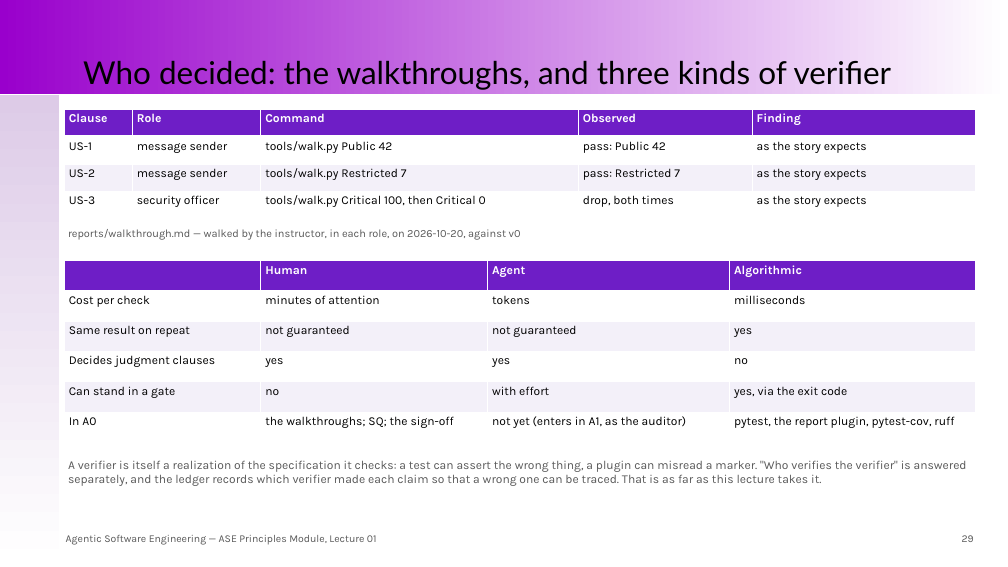
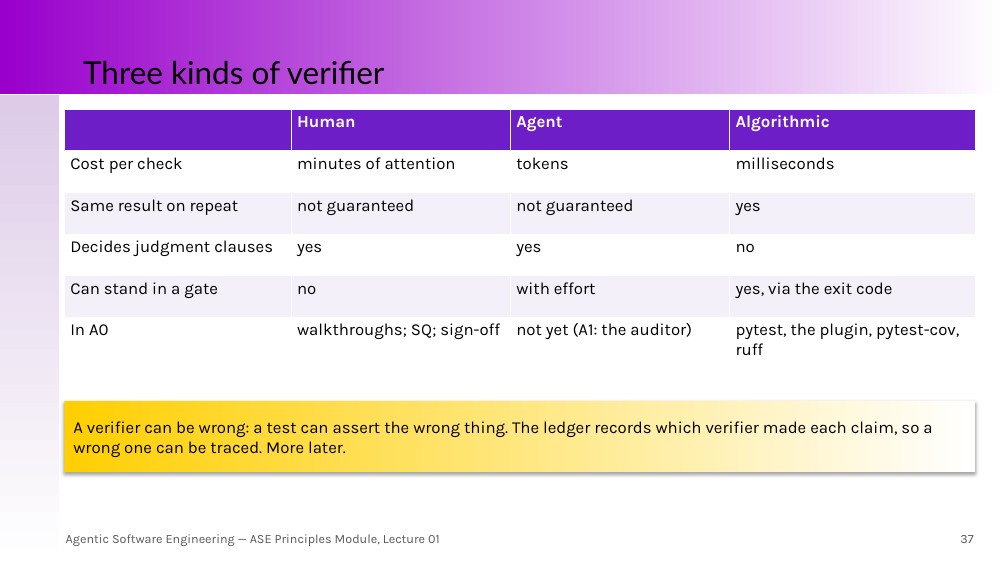
Before and after one commit to santoslab/agentic-software-engineering-public, a slide deck: slide 37 of module-ase-principles/slides/lecture-01-intent-specifications-realizations-and-judgments.pptx (slide 29 before the commit). Drawn at 1008x567 pixels with LibreOffice and Linux fonts; fonts in the diff are those of the drawing. Boxes give left, top, right and bottom in pixels: in the first picture for what was removed or moved away, otherwise in the second. Text is boxed around its words. In the diff, an @@ line names an element or a change of style, - is before the commit and + after.

```diff
--- a/module-ase-principles/slides/lecture-01-intent-specifications-realizations-and-judgments.pptx
+++ b/module-ase-principles/slides/lecture-01-intent-specifications-realizations-and-judgments.pptx
@@ title at (83, 60, 385, 85): text changed @@
-Who decided: the walkthroughs, and three kinds of verifier
+Three kinds of verifier
@@ table at (64, 110, 975, 359) @@
-row 6: In A0 | the walkthroughs; SQ; the sign-off | not yet (enters in A1, as the auditor) | pytest, the report plugin, pytest-cov, ruff
+row 6: In A0 | walkthroughs; SQ; sign-off | not yet (A1: the auditor) | pytest, the plugin, pytest-cov, ruff
@@ size 11.5 to 16 pt in "Human", "Agent", "Algorithmic", "Cost per check" and 16 more places @@
@@ table: place and size @@
-table at (64, 261, 975, 442)
+table at (64, 110, 975, 359)
@@ table removed at (64, 110, 975, 219), 4 rows, 5 columns @@
-Clause | Role | Command | Observed | Finding
-US-1 | message sender | tools/walk.py Public 42 | pass: Public 42 | as the story expects
-US-2 | message sender | tools/walk.py Restricted 7 | pass: Restricted 7 | as the story expects
-US-3 | security officer | tools/walk.py Critical 100, then Critical 0 | drop, both times | as the story expects
@@ text removed at (68, 229, 521, 240) @@
-reports/walkthrough.md — walked by the instructor, in each role, on 2026-10-20, against v0
@@ rectangle added at (64, 401, 975, 473), fill gradient #FFCF01 to #FFFFFF, 16 pt, text #000000 @@
+A verifier can be wrong: a test can assert the wrong thing. The ledger records which verifier made each claim, so a wrong one can be traced. More later.
@@ text removed at (68, 460, 967, 486) @@
-A verifier is itself a realization of the specification it checks: a test can assert the wrong thing, a plugin can misread a marker. "Who verifies the verifier" is answered separately, and the ledger records which verifier made each claim so that a wrong one can be traced. That is as far as this lecture takes it.
@@ text "Agentic Software Engineering — ASE ..." at (66, 534, 440, 546): size 10 to 12 pt @@
@@ text added at (960, 535, 973, 543), 12 pt, text #595959 @@
+37
@@ text removed at (962, 535, 974, 542) @@
-29
```
Also in this commit, not shown: 38 other slides changed, 16 slides added, 1 other file.
